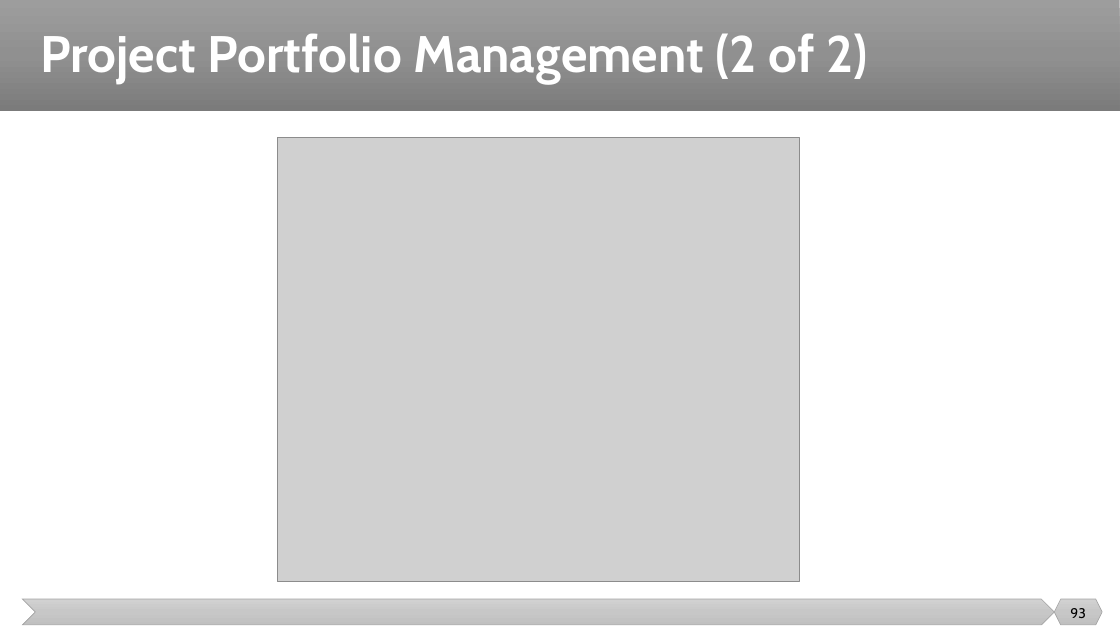
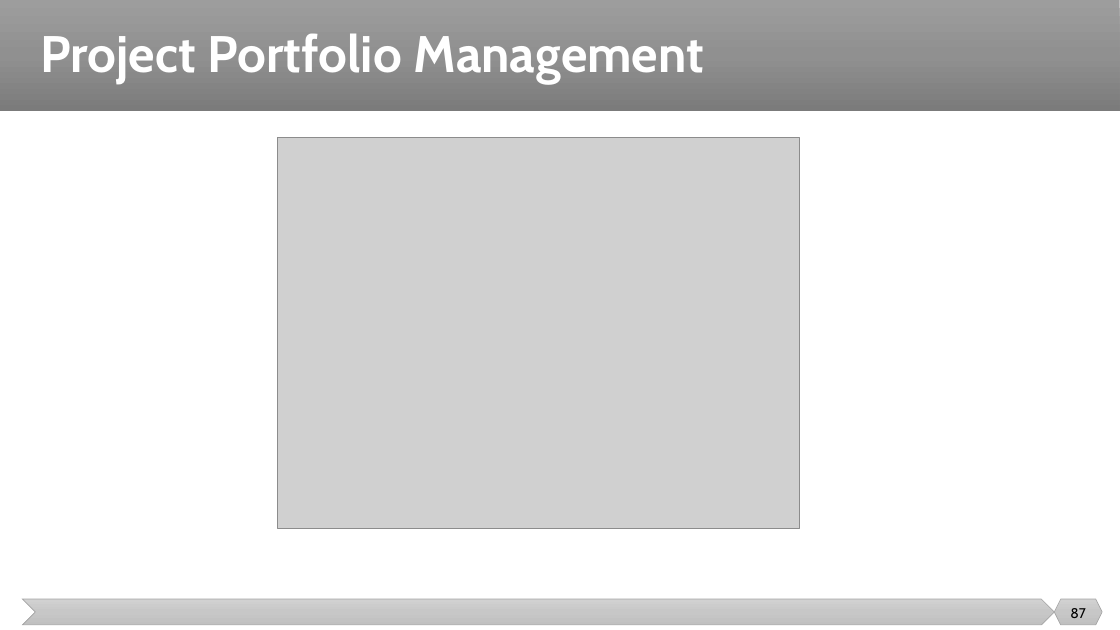
Before and after one commit to malenezi/malenezi, a slide deck: slide 87 of SE423/Lectures/1-Introduction/Introduction.pptx (slide 93 before the commit). Drawn at 1120x630 pixels with LibreOffice and Linux fonts; fonts in the diff are those of the drawing; grey boxes stand for pictures. Boxes give left, top, right and bottom in pixels: in the first picture for what was removed or moved away, otherwise in the second. Text is boxed around its words. In the diff, an @@ line names an element or a change of style, - is before the commit and + after.

```diff
--- a/SE423/Lectures/1-Introduction/Introduction.pptx
+++ b/SE423/Lectures/1-Introduction/Introduction.pptx
@@ title at [40,33,704,83]: text changed @@
-Project Portfolio Management (2 of 2)
+Project Portfolio Management
@@ picture: place and size @@
-picture at [277,138,800,582]
+picture at [277,138,800,528]
@@ page number at [1070,608,1086,618]: text changed @@
-93
+87
```
Also in this commit, not shown: 23 other slides changed, 9 slides added, 14 slides removed, 1 other file.
